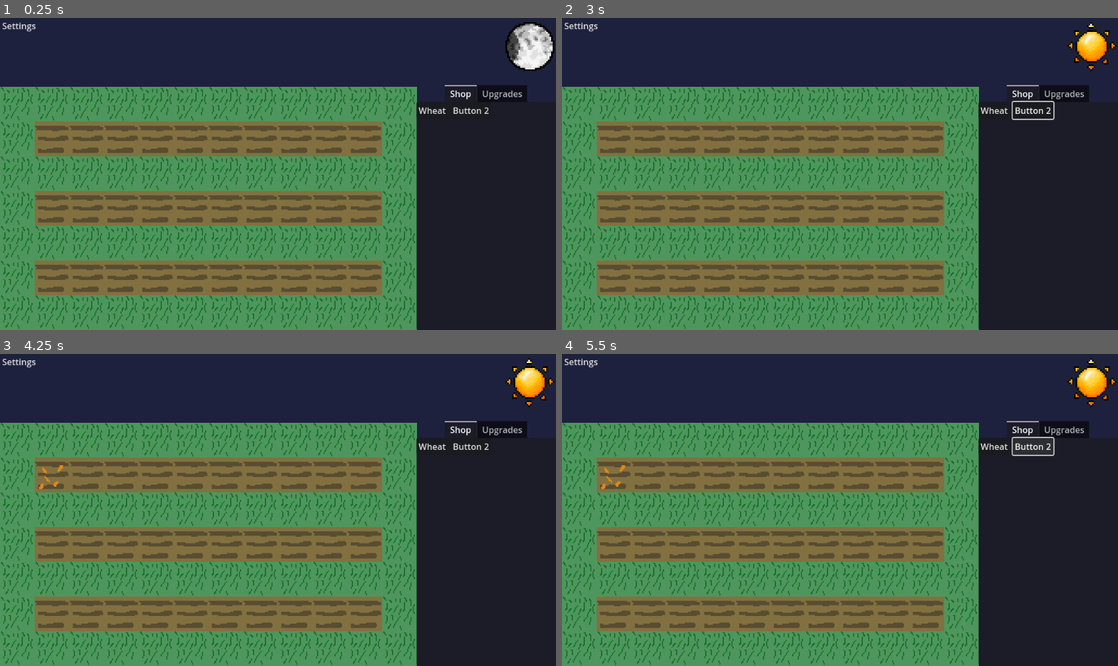
Above: before the commit, frames 1-4 (two rows, left to right).
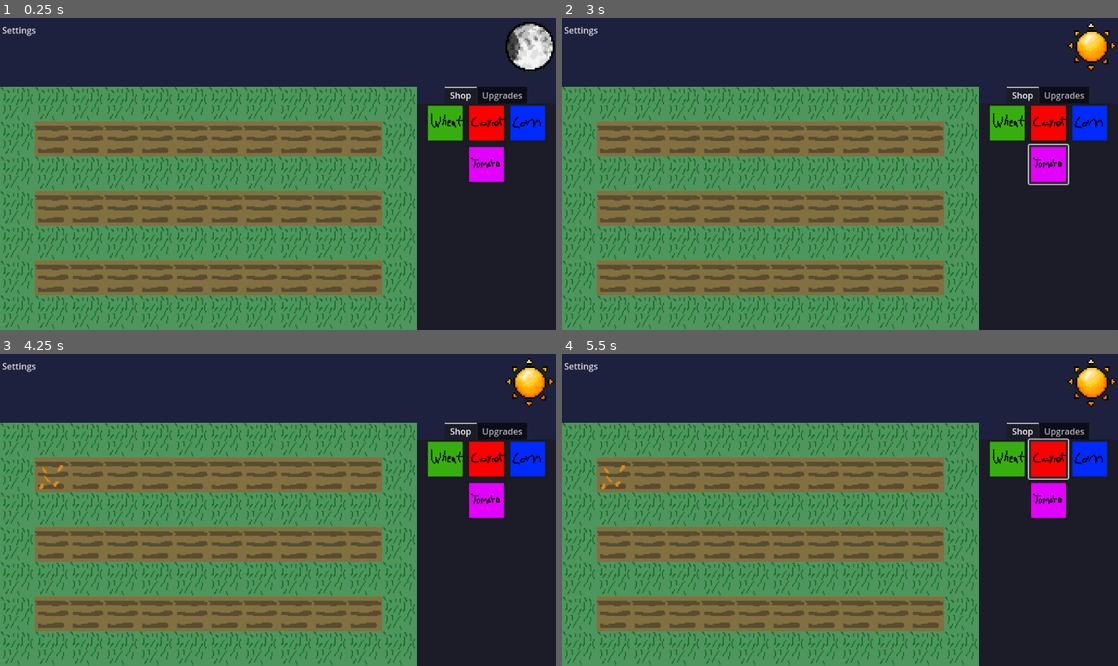
Above: after the commit, the same moments.

Repository: TalesOfXanthar/Wheather
Game: Godot game, scene res://scenes/main.tscn
Two runs of this game, one before a commit and one after it. Both use one fixed random seed, a clock stepped at 60 frames per second and the inputs below.
Inputs (mouse positions are in pixels of both pictures, inside the frame that each line leads up to; where the layout moved, square brackets give the same spot in the first picture):
- Up to frame 1 (0.25 s): no input
- Up to frame 2 (3 s): click (1006, 124) [995, 111] at 0.5 s; click (1051, 124) [1034, 111] at 1.25 s; click (1090, 124) at 2.02 s; click (1051, 164) at 2.77 s
- Up to frame 3 (4.25 s): click (50, 475) at 3.52 s
- Up to frame 4 (5.5 s): click (1006, 460) [995, 447] at 4.25 s; click (1051, 460) [1034, 447] at 5 s

The runs differ from the first frame. In frame 1, 3.4% of the frame differs, in the area x 0-99%, y 1-100%; in frame 2, 3.6%; in frame 3, 3.4%; in frame 4, 3.6%.

Commit message:
placeholder assests

Diff:
--- a/scenes/UI.tscn
+++ b/scenes/UI.tscn
@@ -1,6 +1,10 @@
-[gd_scene load_steps=3 format=3 uid="uid://t7r3fcl5f6bq"]
+[gd_scene load_steps=7 format=3 uid="uid://t7r3fcl5f6bq"]
 
 [ext_resource type="Script" uid="uid://wjx33o3khby" path="res://scripts/ui.gd" id="1_dj8aq"]
+[ext_resource type="Texture2D" uid="uid://bmoaehn74ne2n" path="res://assets/wheat.png" id="2_ro3t7"]
+[ext_resource type="Texture2D" uid="uid://cmmif5vp3d5dg" path="res://assets/carrot.png" id="3_75u2n"]
+[ext_resource type="Texture2D" uid="uid://us1saam8jajh" path="res://assets/corn.png" id="4_3wlde"]
+[ext_resource type="Texture2D" uid="uid://ckfqbjh3875mp" path="res://assets/tomato.png" id="5_xpksx"]
 
 [sub_resource type="ButtonGroup" id="ButtonGroup_ll0sn"]
 
@@ -9,6 +13,8 @@
 anchors_preset = 15
 anchor_right = 1.0
 anchor_bottom = 1.0
+offset_top = 8.0
+offset_bottom = 8.0
 grow_horizontal = 2
 grow_vertical = 2
 script = ExtResource("1_dj8aq")
@@ -30,8 +36,8 @@
 anchor_left = 1.0
 anchor_right = 1.0
 anchor_bottom = 1.0
-offset_left = -257.0
-offset_top = 125.0
+offset_left = -256.0
+offset_top = 128.0
 grow_horizontal = 0
 grow_vertical = 2
 tab_alignment = 1
@@ -40,15 +46,24 @@
 
 [node name="Shop" type="FlowContainer" parent="TabContainer"]
 layout_mode = 2
+alignment = 1
 metadata/_tab_index = 0
 
 [node name="Wheat Button" type="Button" parent="TabContainer/Shop"]
 layout_mode = 2
-text = "Wheat"
+icon = ExtResource("2_ro3t7")
 
 [node name="Carrot Button" type="Button" parent="TabContainer/Shop"]
 layout_mode = 2
-text = "Button 2"
+icon = ExtResource("3_75u2n")
+
+[node name="Corn Button" type="Button" parent="TabContainer/Shop"]
+layout_mode = 2
+icon = ExtResource("4_3wlde")
+
+[node name="Tomato Button" type="Button" parent="TabContainer/Shop"]
+layout_mode = 2
+icon = ExtResource("5_xpksx")
 
 [node name="Upgrades" type="FlowContainer" parent="TabContainer"]
 visible = false
Binary file added: assets/carrot.png
Not shown, added: assets/carrot.png.import
Binary file added: assets/corn.png
Not shown, added: assets/corn.png.import
Binary file added: assets/tomato.png
Not shown, added: assets/tomato.png.import
Binary file added: assets/wheat.png
Not shown, added: assets/wheat.png.import
